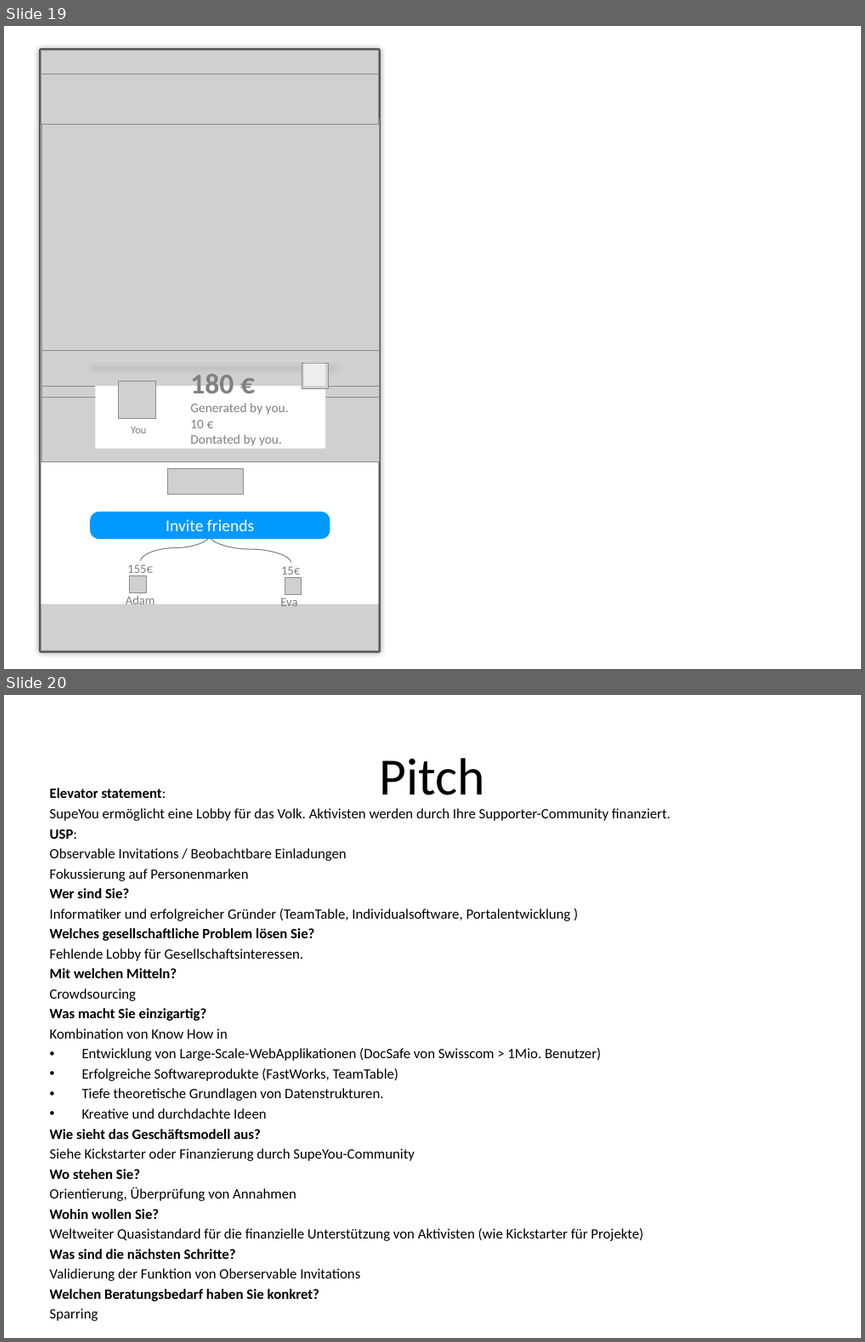
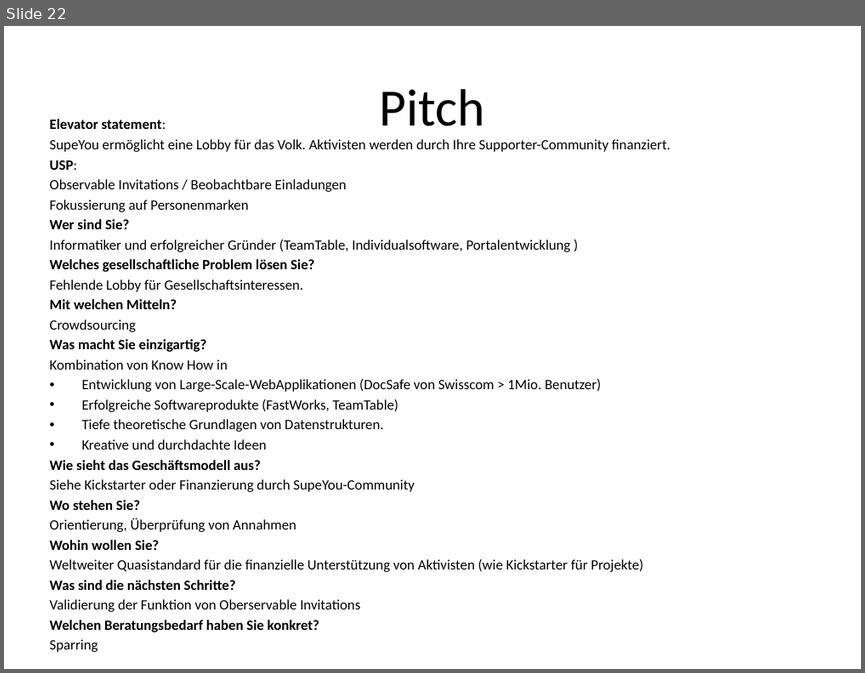
Before and after one commit to MoritzTheile/com.supeyou, a slide deck: com.supeyou.project/doc/SupeYou.pptx. Shown one above the other, each under a label of ours: slides 19 and 20 before the commit, slide 22 after it. The pictures are 865x1342 and 865x673 pixels, drawn with LibreOffice and Linux fonts; fonts in the diff are those of the drawing; grey boxes stand for pictures. Boxes give left, top, right and bottom in pixels: in the first picture for what was removed or moved away, otherwise in the second. Text is boxed around its words. In the diff, an @@ line names an element or a change of style, - is before the commit and + after.

```diff
--- a/com.supeyou.project/doc/SupeYou.pptx
+++ b/com.supeyou.project/doc/SupeYou.pptx
@@ slide 19 removed at (4,26,861,669), background #FFFFFF @@
@@ rectangle removed at (41,51,378,651) @@
@@ picture removed at (41,51,378,651) @@
@@ picture removed at (41,74,378,125) @@
@@ rectangle removed at (41,77,378,603) @@
@@ picture removed at (41,118,380,366) @@
@@ rectangle removed at (472,148,811,204) @@
@@ group removed at (41,350,380,462): 3 pictures, 1 line @@
@@ picture removed at (118,380,155,419) @@
@@ text removed at (190,374,289,446) @@
-180 €
-Generated by you.
-10 €
-Dontated by you.
@@ picture removed at (302,363,328,388) @@
@@ rectangle removed at (304,363,325,386) @@
@@ rectangle removed at (95,386,325,448) @@
@@ text removed at (131,426,146,433) @@
-You
@@ picture removed at (168,468,243,494) @@
@@ rounded rectangle removed at (90,511,330,539) @@
-Invite friends
@@ curved line removed from (210, 535) to (140, 561) @@
@@ curved line removed from (210, 536) to (291, 562) @@
@@ text removed at (127,564,153,576) @@
-155€
@@ picture removed at (129,575,146,592) @@
@@ text removed at (281,566,300,578) @@
-15€
@@ picture removed at (284,577,302,594) @@
@@ text removed at (126,596,155,604) @@
-Adam
@@ text removed at (280,595,297,606) @@
-Eva
@@ what was slide 20 is now slide 22 @@
```
Also in this commit, not shown: 13 slides changed, 7 slides added, 5 other slides removed, 1 other file.
